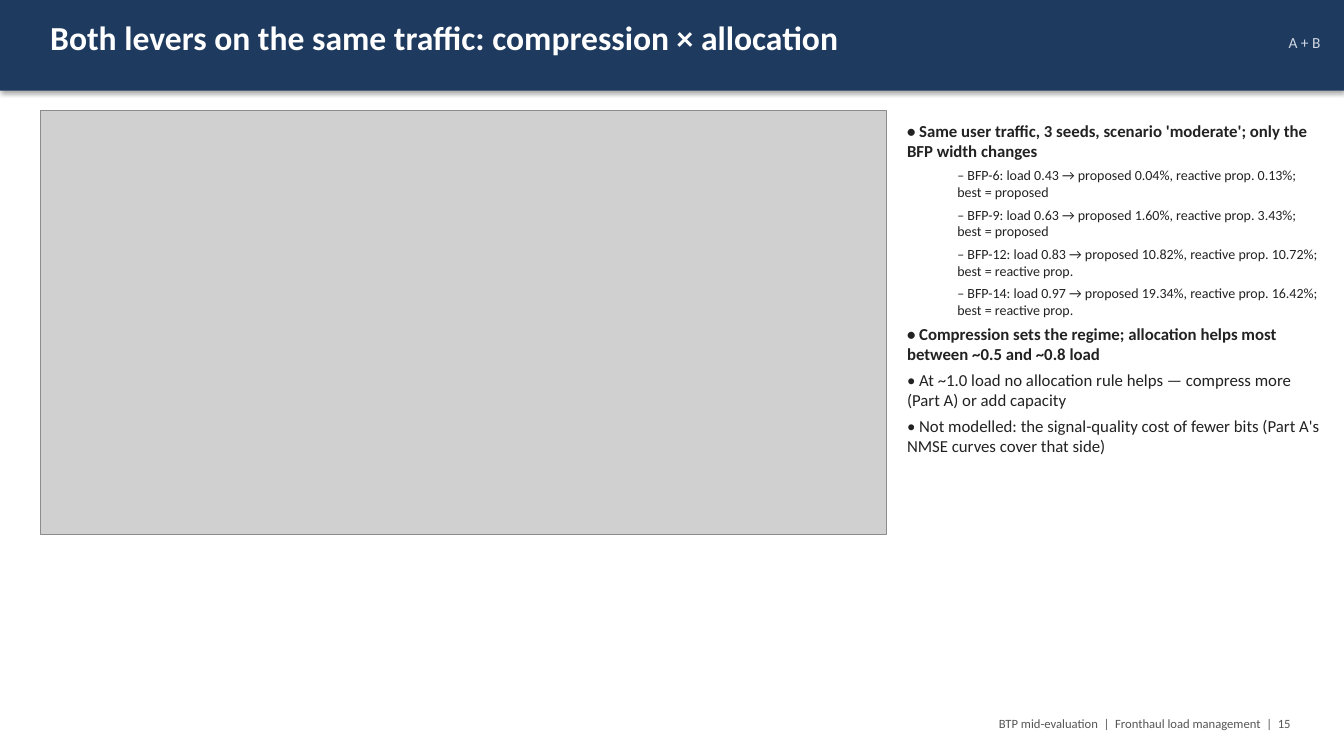
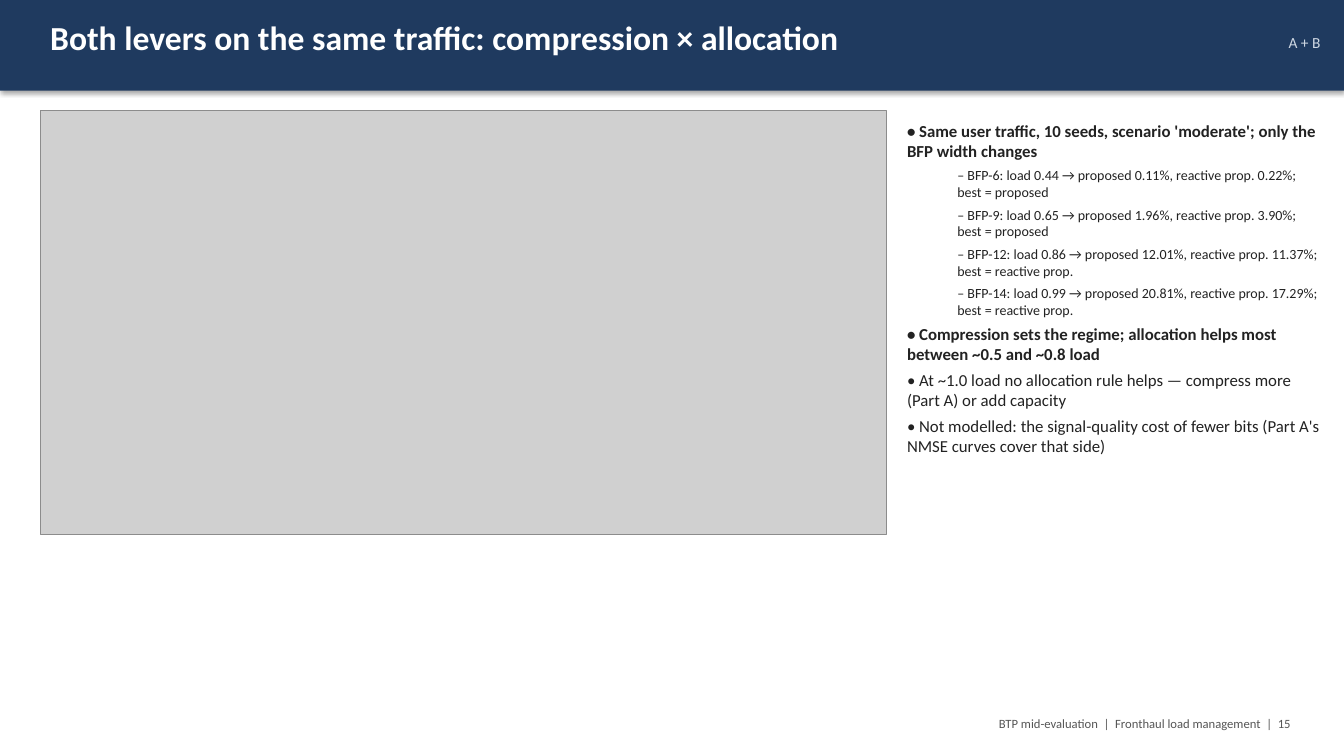
Before and after one commit to Harshvardhan-To1/BTP, a slide deck: slide 15 of docs/fhlm/BTP_midterm_fronthaul_load_management.pptx. Drawn at 1344x756 pixels with LibreOffice and Linux fonts; fonts in the diff are those of the drawing; grey boxes stand for pictures. Boxes give left, top, right and bottom in pixels: in the first picture for what was removed or moved away, otherwise in the second. Text is boxed around its words. In the diff, an @@ line names an element or a change of style, - is before the commit and + after.

```diff
--- a/docs/fhlm/BTP_midterm_fronthaul_load_management.pptx
+++ b/docs/fhlm/BTP_midterm_fronthaul_load_management.pptx
@@ text at (907,125,1318,318): text changed @@
-• Same user traffic, 3 seeds, scenario 'moderate'; only the BFP width changes
-  – BFP-6: load 0.43 → proposed 0.04%, reactive prop. 0.13%; best = proposed
-  – BFP-9: load 0.63 → proposed 1.60%, reactive prop. 3.43%; best = proposed
-  – BFP-12: load 0.83 → proposed 10.82%, reactive prop. 10.72%; best = reactive prop.
-  – BFP-14: load 0.97 → proposed 19.34%, reactive prop. 16.42%; best = reactive prop.
+• Same user traffic, 10 seeds, scenario 'moderate'; only the BFP width changes
+  – BFP-6: load 0.44 → proposed 0.11%, reactive prop. 0.22%; best = proposed
+  – BFP-9: load 0.65 → proposed 1.96%, reactive prop. 3.90%; best = proposed
+  – BFP-12: load 0.86 → proposed 12.01%, reactive prop. 11.37%; best = reactive prop.
+  – BFP-14: load 0.99 → proposed 20.81%, reactive prop. 17.29%; best = reactive prop.
```
Also in this commit, not shown: 8 other slides changed, 6 other files.
